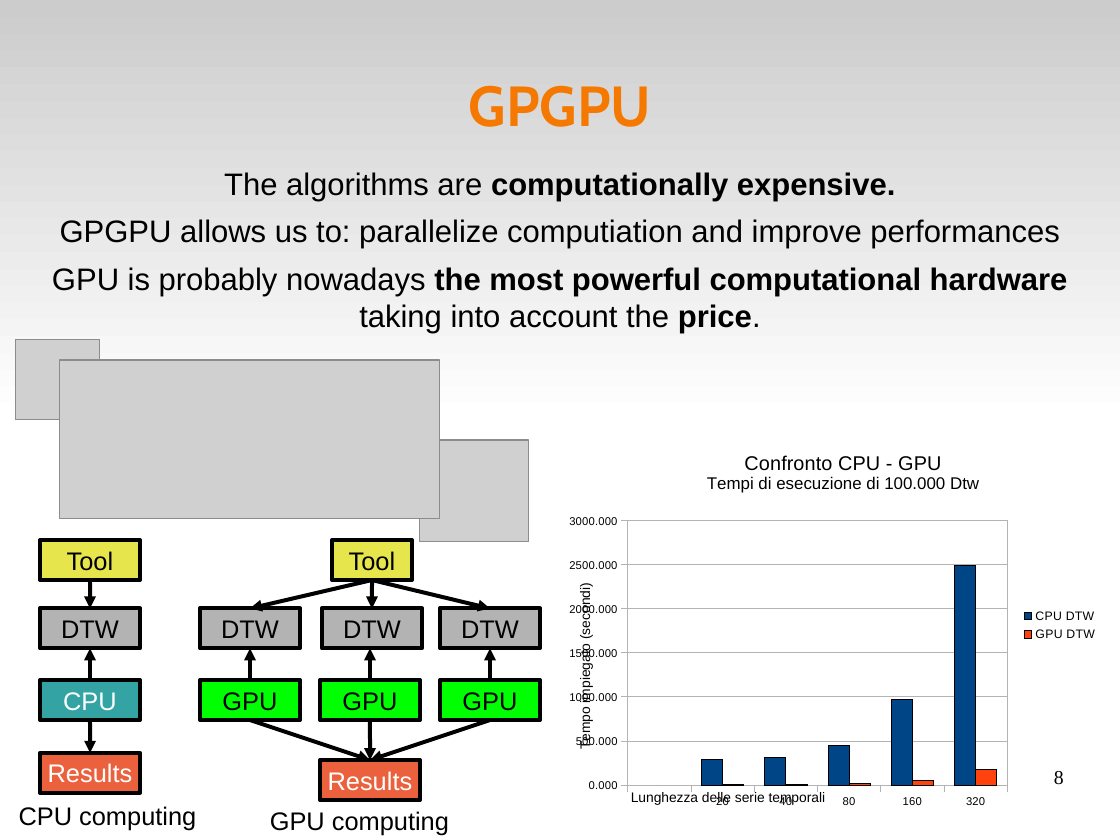
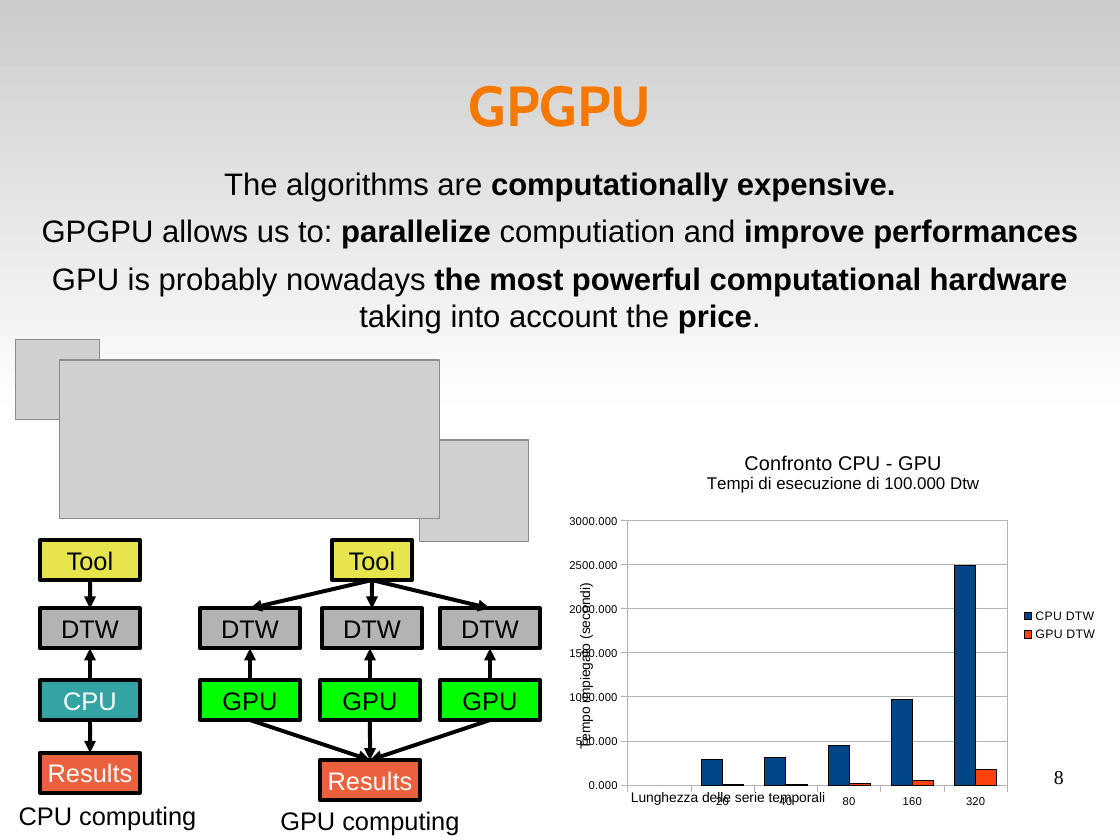
Before and after one commit to volpino/docs-EURAC, a slide deck: slide 8 of presentazione_svizzera.odp. Drawn at 1120x840 pixels with LibreOffice and Linux fonts; fonts in the diff are those of the drawing; grey boxes stand for pictures. Boxes give left, top, right and bottom in pixels: in the first picture for what was removed or moved away, otherwise in the second. Text is boxed around its words. In the diff, an @@ line names an element or a change of style, - is before the commit and + after.

```diff
--- a/presentazione_svizzera.odp
+++ b/presentazione_svizzera.odp
@@ subtitle at (42, 219, 1078, 249): bold on in "parallelize improve performances" @@
@@ text "GPU computing": place and size @@
-text "GPU computing" at (270, 811, 449, 835)
+text "GPU computing" at (280, 811, 459, 835)
```
Also in this commit, not shown: 1 other slide changed.
